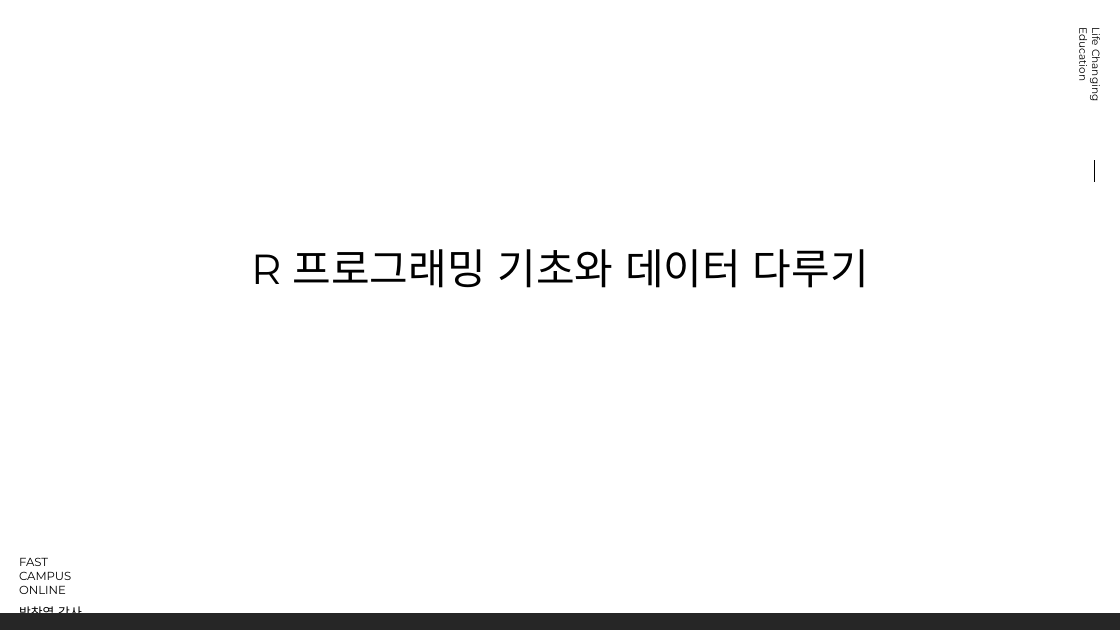
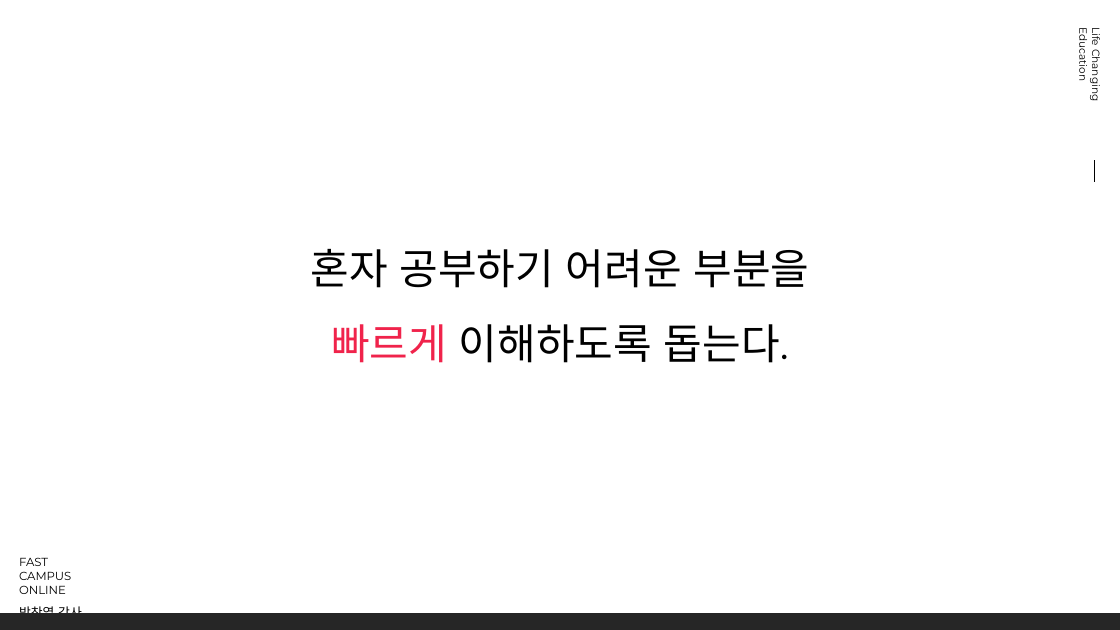
Before and after one commit to mrchypark/fcf-R-basic, a slide deck: slide 5 of slide/chapter00_01.pptx (slide 4 before the commit). Drawn at 1120x630 pixels with LibreOffice and Linux fonts; fonts in the diff are those of the drawing; background and template pictures are left out. Boxes give left, top, right and bottom in pixels: in the first picture for what was removed or moved away, otherwise in the second. Text is boxed around its words. In the diff, an @@ line names an element or a change of style, - is before the commit and + after.

```diff
--- a/slide/chapter00_01.pptx
+++ b/slide/chapter00_01.pptx
@@ text at [310,249,810,363]: text changed @@
-R 프로그래밍 기초와 데이터 다루기
+혼자 공부하기 어려운 부분을
+빠르게 이해하도록 돕는다.
```
Also in this commit, not shown: 2 other slides changed, 3 slides added, 1 slide removed, 32 other files.
